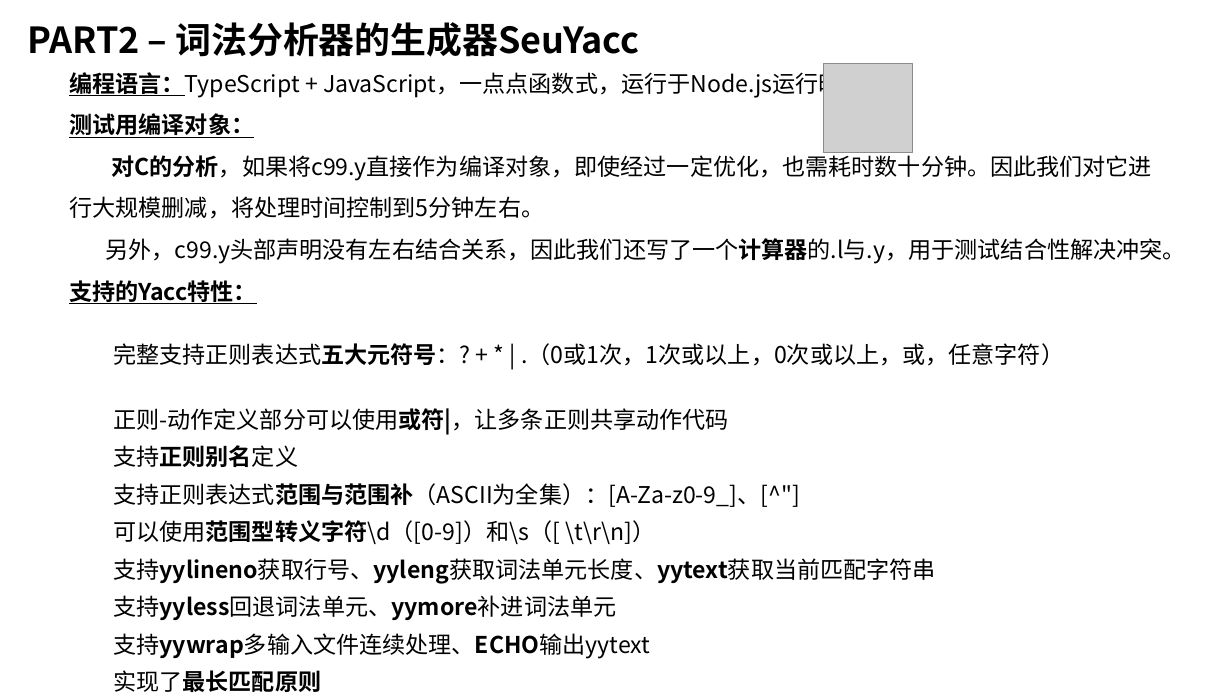
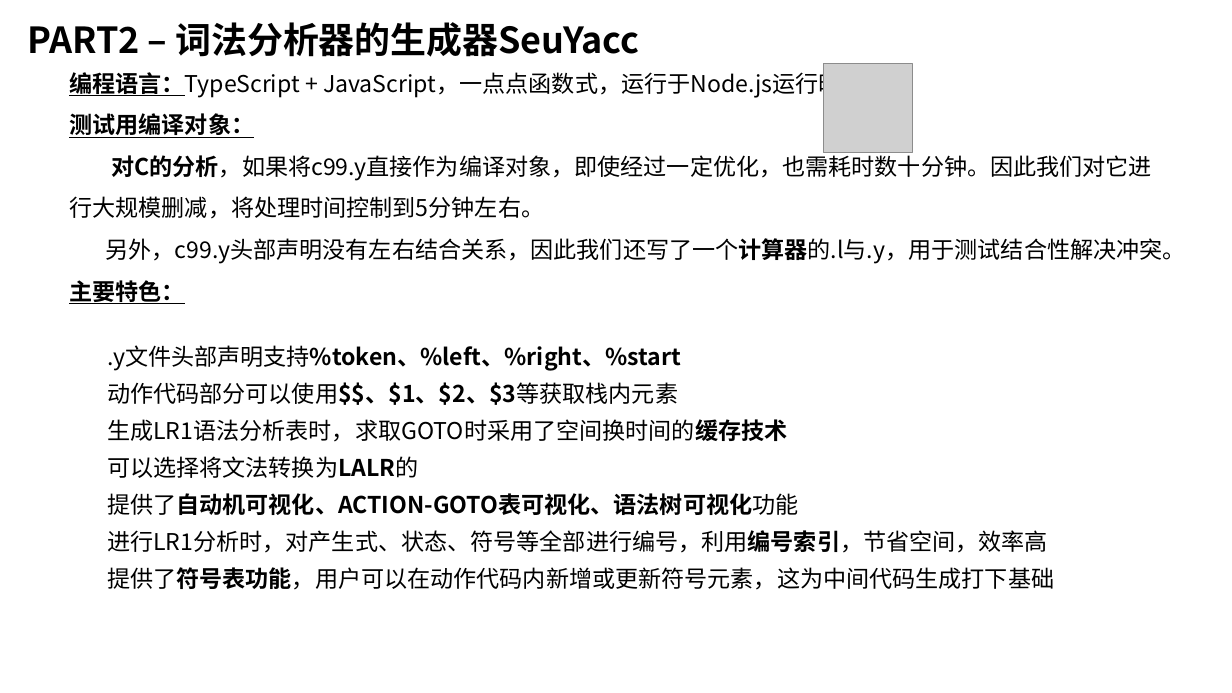
Before and after one commit to z0gSh1u/seu-lex-yacc, a slide deck: slide 15 of doc/答辩Slides.pptx. Drawn at 1232x693 pixels with LibreOffice and Linux fonts; fonts in the diff are those of the drawing; grey boxes stand for pictures. Boxes give left, top, right and bottom in pixels: in the first picture for what was removed or moved away, otherwise in the second. Text is boxed around its words. In the diff, an @@ line names an element or a change of style, - is before the commit and + after.

```diff
--- a/doc/答辩Slides.pptx
+++ b/doc/答辩Slides.pptx
@@ text at (69, 280, 184, 304): text changed @@
-支持的Yacc特性：
+主要特色：
@@ table at (98, 334, 1122, 629) @@
-row 1: 完整支持正则表达式五大元符号：? + * | .（0或1次，1次或以上，0次或以上，或，任意字符）
-row 2: 正则-动作定义部分可以使用或符|，让多条正则共享动作代码
-row 3: 支持正则别名定义
-row 4: 支持正则表达式范围与范围补（ASCII为全集）：[A-Za-z0-9_]、[^"]
-row 5: 可以使用范围型转义字符\d（[0-9]）和\s（[ \t\r\n]）
-row 6: 支持yylineno获取行号、yyleng获取词法单元长度、yytext获取当前匹配字符串
-row 7: 支持yyless回退词法单元、yymore补进词法单元
-row 8: 支持yywrap多输入文件连续处理、ECHO输出yytext
-row 9: 实现了最长匹配原则
-row 10: 可在用户程序段重定向yyin和yyout输出流，默认为yyout = stdout
+row 1: .y文件头部声明支持%token、%left、%right、%start
+row 2: 动作代码部分可以使用$$、$1、$2、$3等获取栈内元素
+row 3: 生成LR1语法分析表时，求取GOTO时采用了空间换时间的缓存技术
+row 4: 可以选择将文法转换为LALR的
+row 5: 提供了自动机可视化、ACTION-GOTO表可视化、语法树可视化功能
+row 6: 进行LR1分析时，对产生式、状态、符号等全部进行编号，利用编号索引，节省空间，效率高
+row 7: 提供了符号表功能，用户可以在动作代码内新增或更新符号元素，这为中间代码生成打下基础
+row 8: 
@@ table: place and size @@
-table at (104, 332, 1128, 693)
+table at (98, 334, 1122, 629)
```
Also in this commit, not shown: 3 other slides changed, 1 slide added, 1 slide removed, 23 other files.
